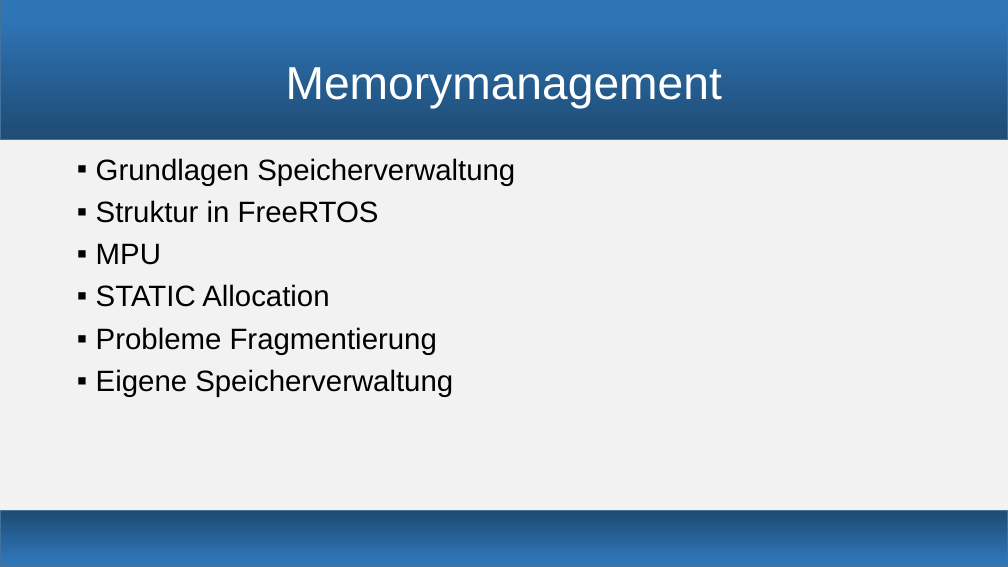
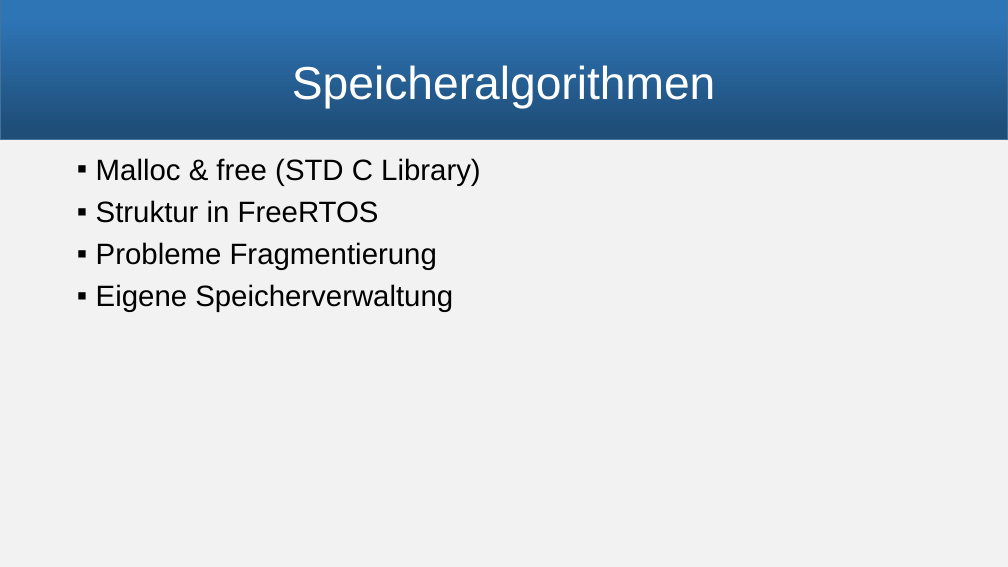
Before and after one commit to snobz/Seminar_BS_2017, a slide deck: slide 5 of Päsi/Seminar Betriebssysteme.pptx (slide 4 before the commit). Drawn at 1008x567 pixels with LibreOffice and Linux fonts; fonts in the diff are those of the drawing. Boxes give left, top, right and bottom in pixels: in the first picture for what was removed or moved away, otherwise in the second. Text is boxed around its words. In the diff, an @@ line names an element or a change of style, - is before the commit and + after.

```diff
--- a/Päsi/Seminar Betriebssysteme.pptx
+++ b/Päsi/Seminar Betriebssysteme.pptx
@@ title at (x1=292, y1=65, x2=715, y2=109): text changed @@
-Memorymanagement
+Speicheralgorithmen
@@ text at (x1=96, y1=158, x2=481, y2=186): text changed @@
-▪ Grundlagen Speicherverwaltung
+▪ Malloc & free (STD C Library)
@@ text at (x1=96, y1=243, x2=329, y2=307): paragraphs removed @@
-▪ MPU
-▪ STATIC Allocation
@@ rectangle removed at (x1=0, y1=511, x2=1008, y2=567) @@
```
Also in this commit, not shown: 8 other slides changed, 2 slides added, 2 other files.
